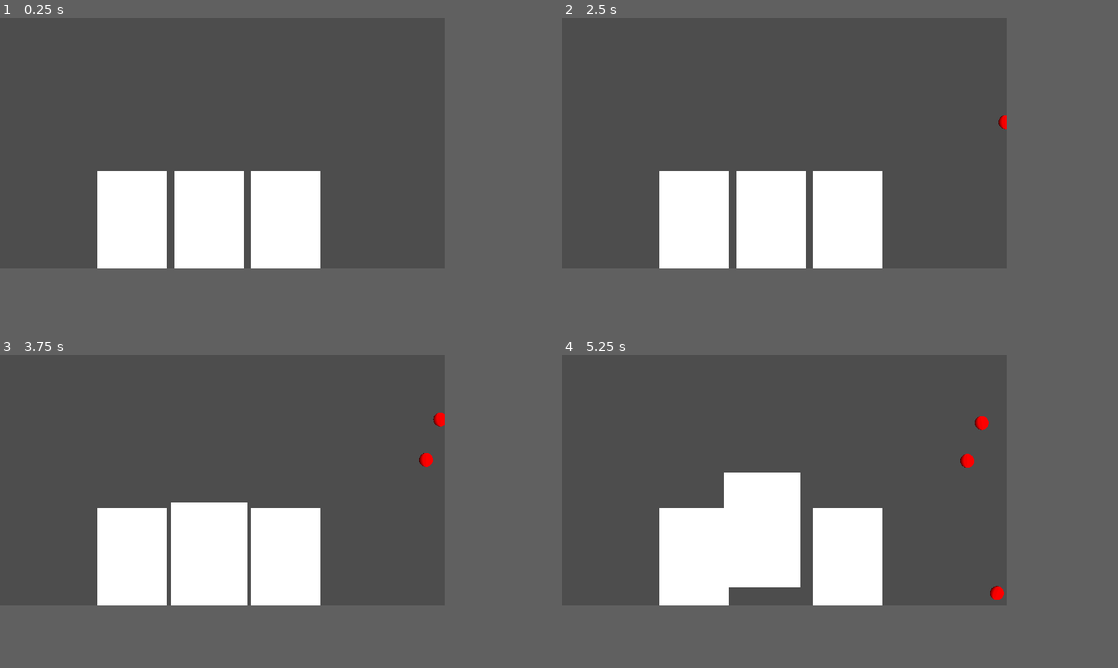
Above: before the commit, frames 1-4 (two rows, left to right).
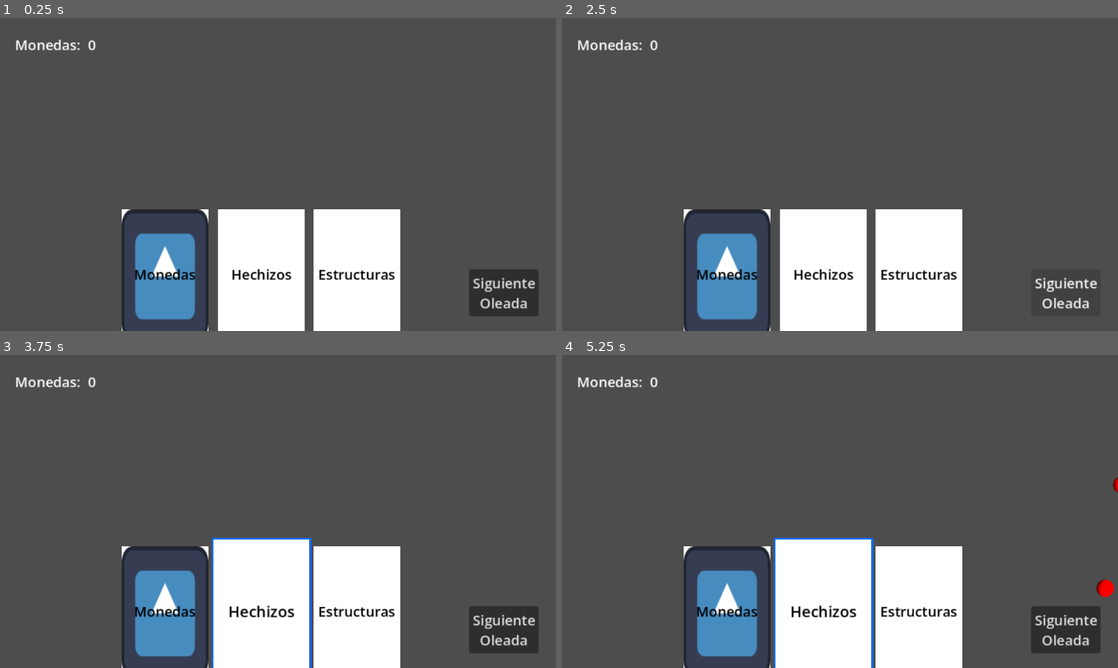
Above: after the commit, the same moments.

Repository: Ricky06202/Bastionfall
Game: Godot game, scene res://Escenas/nivel.tscn
The game is run twice, just before and just after one commit, with the same random seed, the same clock (stepped at 60 frames per second) and the same inputs. The engine's default icon, where the game draws it, is replaced by a stand-in: a white triangle on a blue panel in a dark square.
Inputs (mouse positions are in pixels of both pictures, inside the frame that each line leads up to):
- Up to frame 1 (0.25 s): no input
- Up to frame 2 (2.5 s): click (962, 237) at 0.5 s, where only the run after the commit has a clickable "Siguiente Oleada"; click (962, 237) at 1.25 s, where only the run after the commit has a clickable "Siguiente Oleada"; click (962, 237) at 2 s, where only the run after the commit has a clickable "Siguiente Oleada"
- Up to frame 3 (3.75 s): move the mouse to (133, 561) at 2.77 s; press the mouse at (133, 561) at 2.78 s; move the mouse to (211, 561) at 3.52 s; release the mouse at (211, 561) at 3.53 s; click (211, 561) at 3.6 s
- Up to frame 4 (5.25 s): move the mouse to (845, 561) at 4.27 s; press the mouse at (845, 561) at 4.28 s; move the mouse to (762, 530) at 5.02 s; release the mouse at (762, 530) at 5.03 s; click (762, 530) at 5.1 s
In our replay, the window is 640x360 before the commit and 800x450 after it. These sizes can differ from the game's own. Grey fills any space a smaller window leaves; there, only what the larger window draws over its background counts as a difference.

The runs differ from the first frame. In frame 1, 22% of the frame differs, in the area x 2-97%, y 6-100%; in frame 2, 21%; in frame 3, 22%; in frame 4, 24%, in the area x 2-100%, y 6-100%.

Commit message:
avanzamos y logramos hacer q las cartas se hagan doble click y hicimos recursos para las cartas y tambien hicimos q las cartas de monedas carguen dinero y agregamos una interfaz que muestra monedas y el boton de siguiente oleada

Diff:
--- a/Escenas/Carta.tscn
+++ b/Escenas/Carta.tscn
@@ -1,23 +1,68 @@
 [gd_scene format=3 uid="uid://ci1gwg6fymju2"]
 
 [ext_resource type="Script" uid="uid://yqcr8olj4yk1" path="res://Escenas/carta.gd" id="1_jopjk"]
+[ext_resource type="Resource" uid="uid://b33k82rh1ley2" path="res://Recursos/Tipos De Cartas/MonedasPrueba.tres" id="2_lrvte"]
 
 [sub_resource type="QuadMesh" id="QuadMesh_b6a6n"]
 size = Vector2(100, 150)
+
+[sub_resource type="Gradient" id="Gradient_jopjk"]
+offsets = PackedFloat32Array(1)
+colors = PackedColorArray(0, 0.42352942, 1, 1)
+
+[sub_resource type="GradientTexture1D" id="GradientTexture1D_lrvte"]
+gradient = SubResource("Gradient_jopjk")
 
 [sub_resource type="RectangleShape2D" id="RectangleShape2D_ck7s5"]
 size = Vector2(100, 148.1233)
 
 [node name="Carta" type="Area2D" unique_id=13843428]
+collision_mask = 0
 script = ExtResource("1_jopjk")
+tipoDeCarta = ExtResource("2_lrvte")
 
-[node name="MeshInstance2D" type="MeshInstance2D" parent="." unique_id=21483469]
+[node name="Borde" type="MeshInstance2D" parent="." unique_id=1663705820]
+visible = false
+scale = Vector2(1.04, 1.0266666)
 mesh = SubResource("QuadMesh_b6a6n")
+texture = SubResource("GradientTexture1D_lrvte")
+
+[node name="Carta" type="MeshInstance2D" parent="." unique_id=21483469]
+mesh = SubResource("QuadMesh_b6a6n")
+
+[node name="Control" type="Control" parent="." unique_id=854387744]
+layout_mode = 3
+anchors_preset = 0
+offset_left = -50.0
+offset_top = -75.0
+offset_right = 50.0
+offset_bottom = 75.0
+
+[node name="Sprite2D" type="TextureRect" parent="Control" unique_id=91068199]
+layout_mode = 1
+anchors_preset = 15
+anchor_right = 1.0
+anchor_bottom = 1.0
+offset_right = -99.0
+offset_bottom = -149.0
+grow_horizontal = 2
+grow_vertical = 2
+scale = Vector2(100.00001, 150.00002)
+expand_mode = 1
 
 [node name="CollisionShape2D" type="CollisionShape2D" parent="." unique_id=263402514]
 scale = Vector2(1, 1.0126698)
 shape = SubResource("RectangleShape2D_ck7s5")
 
+[node name="Tipo" type="Label" parent="." unique_id=5454034]
+offset_left = -50.0
+offset_top = -12.0
+offset_right = 50.0
+offset_bottom = 11.0
+theme_override_colors/font_color = Color(0, 0, 0, 1)
+text = "Monedas"
+horizontal_alignment = 1
+
 [connection signal="input_event" from="." to="." method="_on_input_event"]
 [connection signal="mouse_entered" from="." to="." method="_on_mouse_entered"]
 [connection signal="mouse_exited" from="." to="." method="_on_mouse_exited"]
--- a/Escenas/carta.gd
+++ b/Escenas/carta.gd
@@ -1,18 +1,38 @@
+@tool
 extends Area2D
+
+@export var tipoDeCarta : TipoDeCarta
 
 var seguirMouse := false
 var posicionCorrecta := false
+var seleccionada := false
+
 @onready var posicionInicial := global_position
+@onready var borde: MeshInstance2D = $Borde
+@onready var tipo: Label = $Tipo
+@onready var sprite_2d: TextureRect = $Control/Sprite2D
+
 
 # Called when the node enters the scene tree for the first time.
 func _ready() -> void:
-	pass
+	Globals.cartaSeleccionada.connect(onCartaSeleccionada)
 
 # Called every frame. 'delta' is the elapsed time since the previous frame.
 func _process(delta: float) -> void:
+	actualizarEditor() # --> Esto Solo es para actualizar en vivo en el editor
+
 	if seguirMouse:
 		global_position = get_global_mouse_position()
 
+func actualizarEditor():
+	match tipoDeCarta.tipo:
+		0: tipo.text = "Monedas"
+		1: tipo.text = "Hechizos"
+		2: tipo.text = "Estructuras"
+
+	if tipoDeCarta.sprite:
+		sprite_2d.texture = tipoDeCarta.sprite
+		sprite_2d.visible = true
 
 func _on_mouse_entered() -> void:
 	scale = Vector2(1.1, 1.1)
@@ -23,9 +43,32 @@
 
 
 func _on_input_event(viewport: Node, event: InputEvent, shape_idx: int) -> void:
+	#if event.is_action_pressed("click"):
+		#seguirMouse = !seguirMouse
+		#if seguirMouse and posicionCorrecta:
+			#queue_free()
+		#else:
+			#global_position = posicionInicial
 	if event.is_action_pressed("click"):
-		seguirMouse = !seguirMouse
-		if seguirMouse and posicionCorrecta:
-			queue_free()
-		else:
-			global_position = posicionInicial
+		if seleccionada:
+			activar()
+		Globals.cartaSeleccionada.emit(self)
+
+func seleccionar():
+	seleccionada = true
+	borde.visible = true
+
+func deseleccionar():
+	seleccionada = false
+	borde.visible = false
+
+func onCartaSeleccionada(cartaTocada):
+	if cartaTocada and cartaTocada != self:
+		deseleccionar()
+	cartaTocada.seleccionar()
+
+func activar():
+	match tipoDeCarta.tipo:
+		0: Globals.obtenerMonedas.emit(tipoDeCarta.cantidad)
+		1: Globals.obtenerHechizos.emit(tipoDeCarta.daño, tipoDeCarta.sprite)
+		2: Globals.obtenerEstructuras.emit()
--- a/Escenas/death_zone.tscn
+++ b/Escenas/death_zone.tscn
@@ -6,6 +6,8 @@
 radius = 19.026299
 
 [node name="DeathZone" type="Area2D" unique_id=1169957471]
+collision_layer = 8
+collision_mask = 4
 script = ExtResource("1_5d07j")
 
 [node name="CollisionShape2D" type="CollisionShape2D" parent="." unique_id=1922944762]
--- a/Escenas/enemigo.tscn
+++ b/Escenas/enemigo.tscn
@@ -16,6 +16,8 @@
 [sub_resource type="CircleShape2D" id="CircleShape2D_24lda"]
 
 [node name="Enemigo" type="Area2D" unique_id=1318652751]
+collision_layer = 4
+collision_mask = 0
 script = ExtResource("1_x0nhg")
 
 [node name="MeshInstance2D" type="MeshInstance2D" parent="." unique_id=1925555976]
--- /dev/null
+++ b/Escenas/globals.gd
@@ -0,0 +1,9 @@
+extends Node
+
+signal cartaSeleccionada(cartaTocada)
+
+signal siguienteOleada()
+
+signal obtenerMonedas(cantidad)
+signal obtenerHechizos(Daño, Sprite)
+signal obtenerEstructuras(estructura)
--- /dev/null
+++ b/Escenas/interfaz.gd
@@ -0,0 +1,19 @@
+extends CanvasLayer
+
+@onready var monedas: Label = $"Control/Grupo Monedas/Monedas"
+
+# Called when the node enters the scene tree for the first time.
+func _ready() -> void:
+	Globals.obtenerMonedas.connect(obtenerMonedas)
+
+
+# Called every frame. 'delta' is the elapsed time since the previous frame.
+func _process(delta: float) -> void:
+	pass
+
+
+func _on_siguiente_oleada_pressed() -> void:
+	Globals.siguienteOleada.emit()
+
+func obtenerMonedas(cantidad):
+	monedas.text = str(int(monedas.text) + cantidad)
--- /dev/null
+++ b/Escenas/interfaz.tscn
@@ -0,0 +1,48 @@
+[gd_scene format=3 uid="uid://y0s4rjx5tdl7"]
+
+[ext_resource type="Script" uid="uid://c2okcib8qw0hp" path="res://Escenas/interfaz.gd" id="1_7ppe8"]
+
+[node name="Interfaz" type="CanvasLayer" unique_id=1362017565]
+script = ExtResource("1_7ppe8")
+
+[node name="Control" type="Control" parent="." unique_id=1300091889]
+layout_mode = 3
+anchors_preset = 15
+anchor_right = 1.0
+anchor_bottom = 1.0
+grow_horizontal = 2
+grow_vertical = 2
+mouse_filter = 1
+
+[node name="Grupo Monedas" type="HBoxContainer" parent="Control" unique_id=1351799835]
+layout_mode = 1
+offset_left = 17.0
+offset_top = 11.0
+offset_right = 111.0
+offset_bottom = 51.0
+
+[node name="Texto Monedas" type="Label" parent="Control/Grupo Monedas" unique_id=1385126532]
+layout_mode = 2
+text = "Monedas: "
+
+[node name="Monedas" type="Label" parent="Control/Grupo Monedas" unique_id=1085725497]
+layout_mode = 2
+text = "0"
+
+[node name="Siguiente Oleada" type="Button" parent="Control" unique_id=801564396]
+layout_mode = 1
+anchors_preset = 3
+anchor_left = 1.0
+anchor_top = 1.0
+anchor_right = 1.0
+anchor_bottom = 1.0
+offset_left = -100.0
+offset_top = -71.0
+offset_right = -20.0
+offset_bottom = -17.0
+grow_horizontal = 0
+grow_vertical = 0
+text = "Siguiente
+Oleada"
+
+[connection signal="pressed" from="Control/Siguiente Oleada" to="." method="_on_siguiente_oleada_pressed"]
--- a/Escenas/nivel.tscn
+++ b/Escenas/nivel.tscn
@@ -1,10 +1,15 @@
 [gd_scene format=3 uid="uid://tvrlbym8e3yb"]
 
 [ext_resource type="PackedScene" uid="uid://ci1gwg6fymju2" path="res://Escenas/Carta.tscn" id="1_jy3ny"]
-[ext_resource type="Script" uid="uid://8qx4x6ff5xor" path="res://Escenas/spawner.gd" id="2_itpy2"]
-[ext_resource type="PackedScene" uid="uid://b7sptxf6geqfs" path="res://Escenas/death_zone.tscn" id="3_oybtx"]
+[ext_resource type="PackedScene" uid="uid://d4aj3bp7congu" path="res://Escenas/spawner.tscn" id="2_oybtx"]
+[ext_resource type="PackedScene" uid="uid://y0s4rjx5tdl7" path="res://Escenas/interfaz.tscn" id="3_6c0e8"]
+[ext_resource type="Resource" uid="uid://deq385dunke2y" path="res://Recursos/Tipos De Cartas/HechizosPrueba.tres" id="4_252di"]
+[ext_resource type="Resource" uid="uid://ckmjyntx7d7pq" path="res://Recursos/Tipos De Cartas/EstructurasPrueba.tres" id="5_2rhd1"]
 
 [node name="Nivel" type="Node2D" unique_id=1169040680]
+
+[node name="Spawner" parent="." unique_id=958487140 instance=ExtResource("2_oybtx")]
+position = Vector2(668, -40)
 
 [node name="Cartas" type="Node2D" parent="." unique_id=1144942448]
 
@@ -13,15 +18,10 @@
 
 [node name="Carta2" parent="Cartas" unique_id=639965621 instance=ExtResource("1_jy3ny")]
 position = Vector2(301, 295)
+tipoDeCarta = ExtResource("4_252di")
 
 [node name="Carta3" parent="Cartas" unique_id=758121112 instance=ExtResource("1_jy3ny")]
 position = Vector2(411, 295)
+tipoDeCarta = ExtResource("5_2rhd1")
 
-[node name="Spawner" type="Node2D" parent="." unique_id=970590342]
-position = Vector2(668, -40)
-script = ExtResource("2_itpy2")
-
-[node name="DireccionCastillo" type="Marker2D" parent="Spawner" unique_id=1678771025]
-position = Vector2(-504, 211)
-
-[node name="DeathZone" parent="Spawner/DireccionCastillo" unique_id=1169957471 instance=ExtResource("3_oybtx")]
+[node name="Interfaz" parent="." unique_id=1362017565 instance=ExtResource("3_6c0e8")]
--- a/Escenas/spawner.gd
+++ b/Escenas/spawner.gd
@@ -1,16 +1,17 @@
 extends Node2D
 
+@onready var timer := Timer.new()
 @onready var direccion_castillo: Marker2D = $DireccionCastillo
 @onready var enemigo : PackedScene = load("res://Escenas/enemigo.tscn")
 @onready var enemigo1: Area2D = $Enemigo
 
 # Called when the node enters the scene tree for the first time.
 func _ready() -> void:
-	var timer = Timer.new()
 	timer.wait_time = 1
-	timer.autostart = true
 	add_child(timer)
 	timer.timeout.connect(on_timeout)
+
+	Globals.siguienteOleada.connect(siguienteOleada)
 
 
 
@@ -18,12 +19,17 @@
 # Called every frame. 'delta' is the elapsed time since the previous frame.
 func _process(delta: float) -> void:
 	pass
+
+
 func on_timeout():
 	#calcular las zonas de spawn
-	var spawnPositionX = randf_range(0, -get_viewport_rect().size.x / 2)
 	var spawnPositionY = randf_range(0, get_viewport_rect().size.y + 100)
 
 	var nuevoEnemigo = enemigo.instantiate() as Area2D
 	nuevoEnemigo.position.y = spawnPositionY
 	add_child(nuevoEnemigo)
 	nuevoEnemigo.look_at(direccion_castillo.global_position)
+
+func siguienteOleada():
+	timer.autostart = true
+	timer.start()
--- /dev/null
+++ b/Escenas/spawner.tscn
@@ -0,0 +1,12 @@
+[gd_scene format=3 uid="uid://d4aj3bp7congu"]
+
+[ext_resource type="Script" uid="uid://8qx4x6ff5xor" path="res://Escenas/spawner.gd" id="1_2cuxq"]
+[ext_resource type="PackedScene" uid="uid://b7sptxf6geqfs" path="res://Escenas/death_zone.tscn" id="2_xqvlp"]
+
+[node name="Spawner" type="Node2D" unique_id=958487140]
+script = ExtResource("1_2cuxq")
+
+[node name="DireccionCastillo" type="Marker2D" parent="." unique_id=375801741]
+position = Vector2(-504, 211)
+
+[node name="DeathZone" parent="DireccionCastillo" unique_id=1169957471 instance=ExtResource("2_xqvlp")]
--- /dev/null
+++ b/Recursos/Tipos De Cartas/EstructurasPrueba.tres
@@ -0,0 +1,8 @@
+[gd_resource type="Resource" script_class="TipoDeCarta" format=3 uid="uid://ckmjyntx7d7pq"]
+
+[ext_resource type="Script" uid="uid://bnyw1e2k37pil" path="res://Recursos/definicion/tipo_de_carta.gd" id="1_8jbrl"]
+
+[resource]
+script = ExtResource("1_8jbrl")
+tipo = 2
+metadata/_custom_type_script = "uid://bnyw1e2k37pil"
--- /dev/null
+++ b/Recursos/Tipos De Cartas/HechizosPrueba.tres
@@ -0,0 +1,9 @@
+[gd_resource type="Resource" script_class="TipoDeCarta" format=3 uid="uid://deq385dunke2y"]
+
+[ext_resource type="Script" uid="uid://bnyw1e2k37pil" path="res://Recursos/definicion/tipo_de_carta.gd" id="1_1id34"]
+
+[resource]
+script = ExtResource("1_1id34")
+tipo = 1
+"daño" = 20.5
+metadata/_custom_type_script = "uid://bnyw1e2k37pil"
--- /dev/null
+++ b/Recursos/Tipos De Cartas/MonedasPrueba.tres
@@ -0,0 +1,10 @@
+[gd_resource type="Resource" script_class="TipoDeCarta" format=3 uid="uid://b33k82rh1ley2"]
+
+[ext_resource type="Script" uid="uid://bnyw1e2k37pil" path="res://Recursos/definicion/tipo_de_carta.gd" id="1_7bf21"]
+[ext_resource type="Texture2D" uid="uid://gqgddq4m0bqw" path="res://icon.svg" id="2_66m6i"]
+
+[resource]
+script = ExtResource("1_7bf21")
+sprite = ExtResource("2_66m6i")
+cantidad = 100
+metadata/_custom_type_script = "uid://bnyw1e2k37pil"
--- /dev/null
+++ b/Recursos/definicion/tipo_de_carta.gd
@@ -0,0 +1,20 @@
+extends Resource
+class_name TipoDeCarta
+
+@export var tipo : tipos
+
+enum tipos {
+	MONEDAS,
+	HECHIZOS,
+	ESTRUCTURA
+}
+
+@export var sprite : Texture2D
+
+@export_category("Monedas")
+@export var cantidad : int
+
+@export_category("Hechizos")
+@export var daño : float
+
+@export_category("Estructura")
--- a/project.godot
+++ b/project.godot
@@ -10,16 +10,24 @@
 
 [application]
 
-config/name="seabones"
+config/name="Bastionfall"
 run/main_scene="uid://tvrlbym8e3yb"
 config/features=PackedStringArray("4.6", "GL Compatibility")
 config/icon="res://icon.svg"
+
+[autoload]
+
+Globals="*uid://b3qlrma1nxyxa"
 
 [display]
 
 window/size/viewport_width=640
 window/size/viewport_height=360
 window/size/always_on_top=true
+window/size/window_width_override=1920
+window/size/window_height_override=1080
+window/stretch/mode="canvas_items"
+window/stretch/aspect="expand"
 
 [input]
 
@@ -28,6 +36,13 @@
 "events": [Object(InputEventMouseButton,"resource_local_to_scene":false,"resource_name":"","device":-1,"window_id":0,"a …(253 unchanged characters)…
 ]
 }
+
+[layer_names]
+
+2d_physics/layer_1="Cartas"
+2d_physics/layer_2="Soldados"
+2d_physics/layer_3="Enemigos"
+2d_physics/layer_4="Death Zones"
 
 [physics]
 
Not shown, added: Escenas/globals.gd.uid
Not shown, added: Escenas/interfaz.gd.uid
Not shown, added: Recursos/definicion/tipo_de_carta.gd.uid
